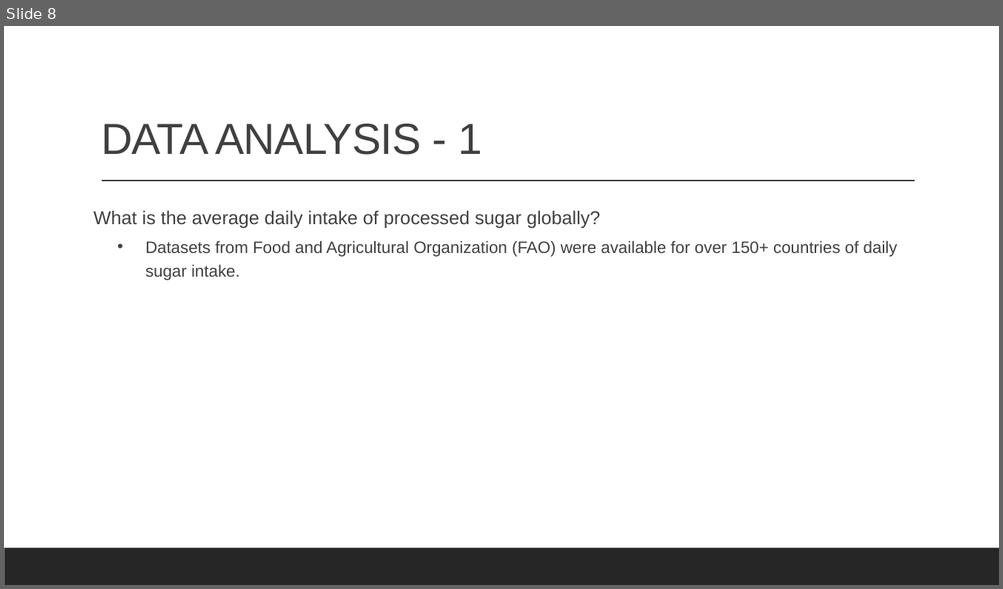
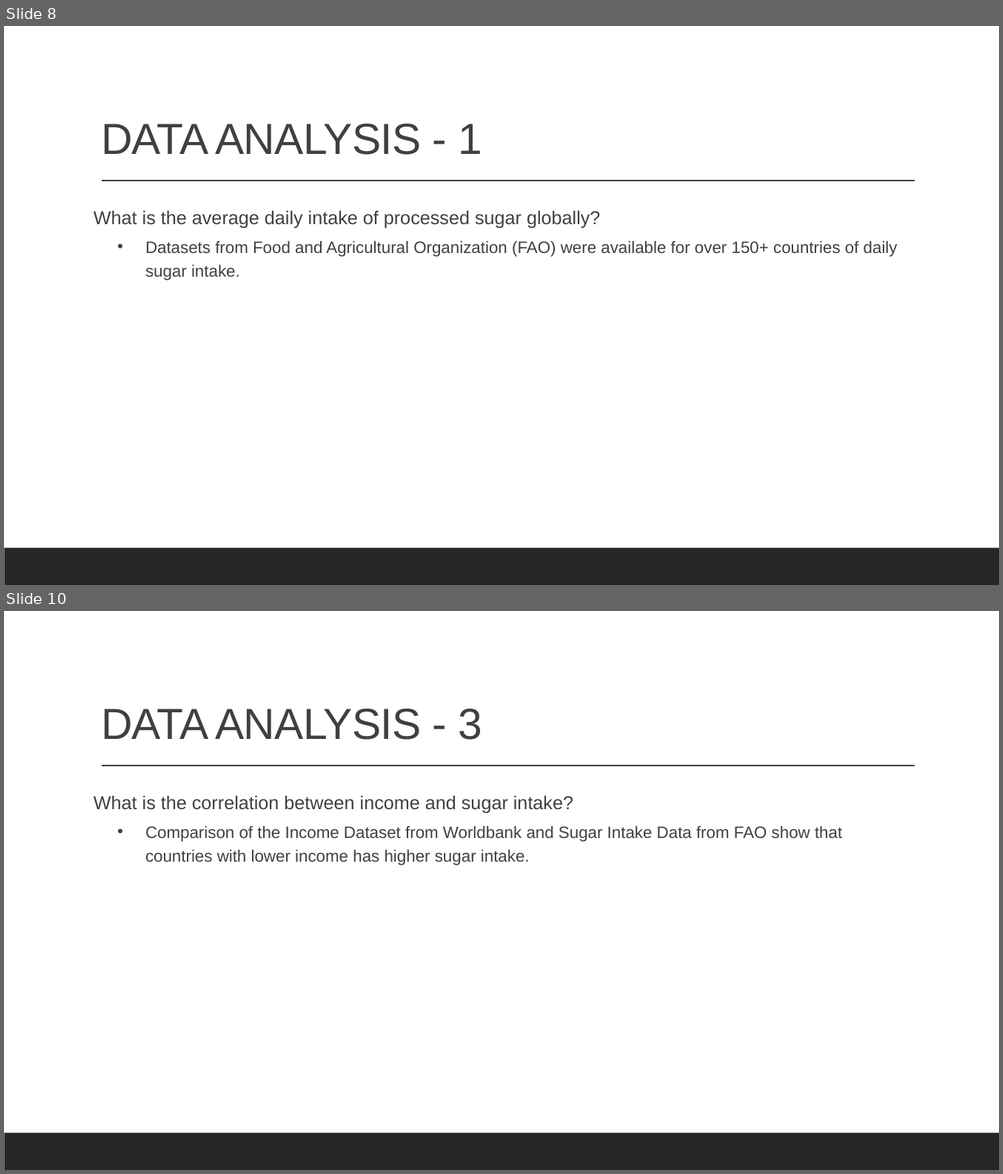
Before and after one commit to cbeachey/project1_influencers, a slide deck: Effects of Sugar Consumption.pptx. Shown one above the other, each under a label of ours: slide 8 before the commit, slides 8 and 10 after it; the slides between them are not shown. The pictures are 1003x589 and 1003x1174 pixels, drawn with LibreOffice and Linux fonts; fonts in the diff are those of the drawing. Boxes give left, top, right and bottom in pixels: in the first picture for what was removed or moved away, otherwise in the second. Text is boxed around its words. In the diff, an @@ line names an element or a change of style, - is before the commit and + after.

```diff
--- a/Effects of Sugar Consumption.pptx
+++ b/Effects of Sugar Consumption.pptx
@@ slide 10 added at (4,611,999,1170), background #FFFFFF; not listed: 2 template elements that a slide beside it also shows @@
@@ title added at (101,709,482,740), 42 pt, text #404040 @@
+DATA ANALYSIS - 3
@@ text added at (94,795,842,866), 16 pt, text #404040 @@
+What is the correlation between income and sugar intake?
+  • Comparison of the Income Dataset from Worldbank and Sugar Intake Data from FAO show that countries with lower income has higher sugar intake.
```
Also in this commit, not shown: 3 slides changed, 7 other slides added, 2 slides removed, 1 other file.
